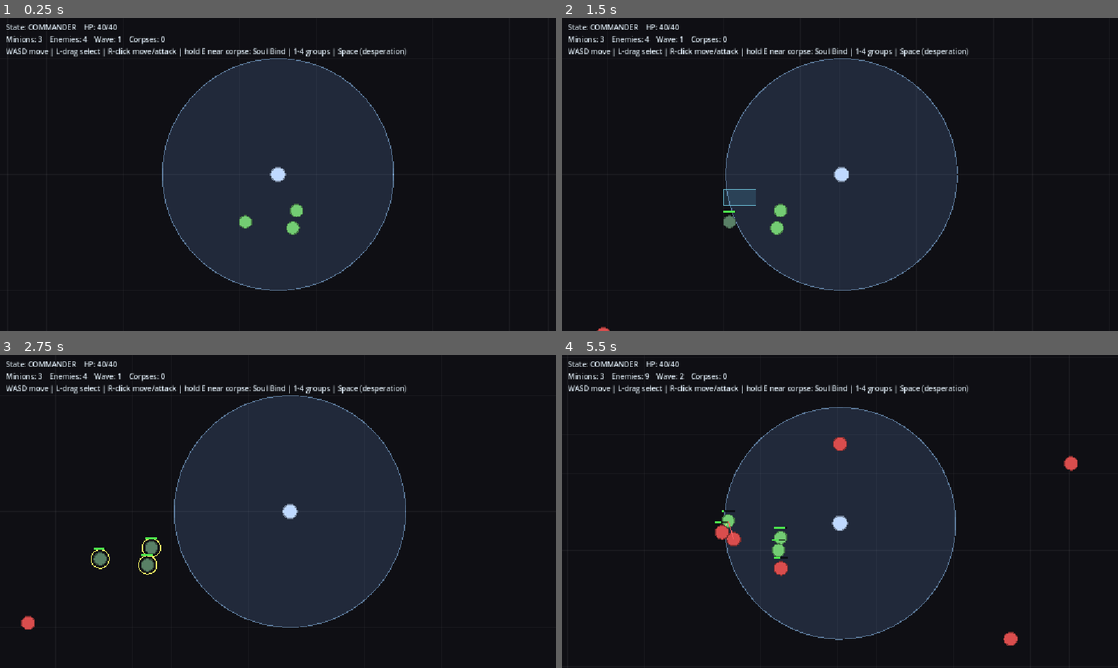
Above: before the commit, frames 1-4 (two rows, left to right).
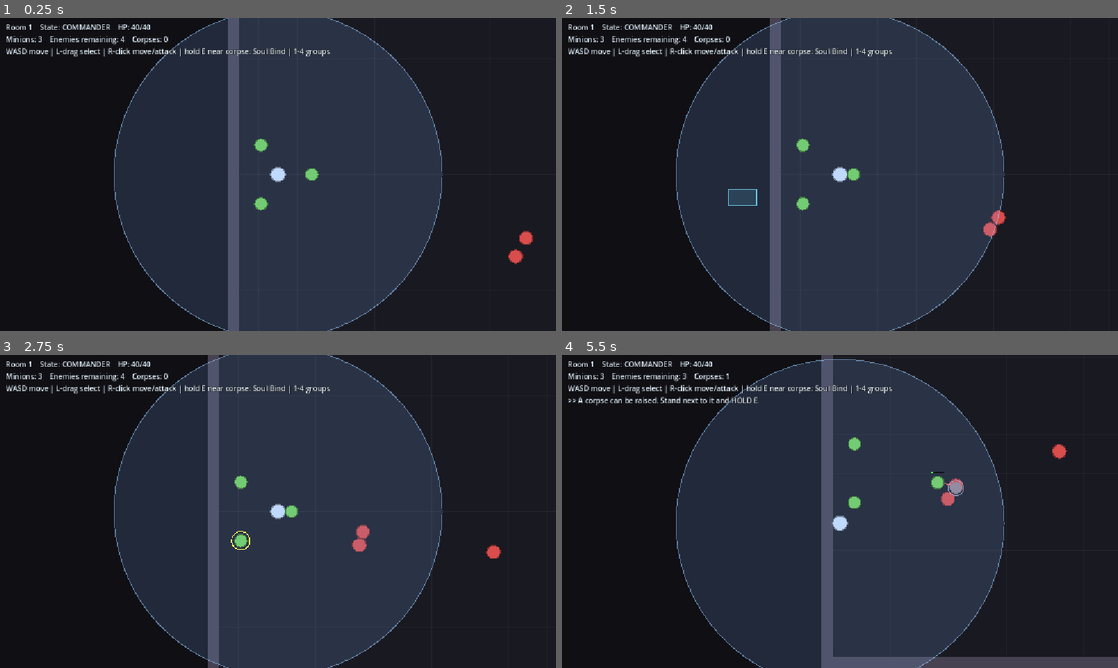
Above: after the commit, the same moments.

Repository: Pandazzian/necromancer-but-rogue-like
Game: Godot game, scene res://scenes/main.tscn
Two runs of this game, one before a commit and one after it. Both use one fixed random seed, a clock stepped at 60 frames per second and the inputs below. This scene is started directly instead of the project's main scene.
Inputs (mouse positions are in pixels of both pictures, inside the frame that each line leads up to):
- Up to frame 1 (0.25 s): no input
- Up to frame 2 (1.5 s): tap Enter at 0.5 s; move the mouse to (962, 158) at 0.52 s; hold D (move_right) 0.53-1.25 s; hold Space (desperation_attack) 0.53-1.25 s; click (962, 158) at 0.67 s; drag from (728, 190) to (812, 237) at 1.27 s
- Up to frame 3 (2.75 s): move the mouse to (333, 442) at 2.02 s; hold D (move_right) from 2.03 s (still down); tap 0 at 2.1 s
- Up to frame 4 (5.5 s): release D (move_right) at 2.75 s; drag from (812, 574) to (673, 464) at 2.77 s; move the mouse to (1006, 558) at 3.52 s; hold A (move_left) 3.53-4.25 s; hold E (soul_bind) 3.53-4.25 s; drag from (673, 464) to (756, 433) at 4.27 s; move the mouse to (867, 511) at 5.02 s; hold S (move_down) from 5.03 s (still down); hold Space (desperation_attack) from 5.03 s (still down); click (867, 511) at 5.17 s

The runs differ from the first frame. In frame 1, 26% of the frame differs, in the area x 1-96%, y 0-100%; in frame 2, 26%; in frame 3, 26%; in frame 4, 28%, in the area x 1-100%, y 0-100%.

Commit message:
Add Hades-style room-by-room progression
Replace the endless Vampire-Survivors-style wave arena with contained combat
rooms the player clears one at a time.

- New Room system (scenes/room.tscn, scripts/room.gd): a walled chamber that
  spawns an encounter on entry, seals its exit door until all enemies are dead,
  then opens it and detects the player leaving through the doorway.
- Rewire main.gd from a wave-spawner into a run controller: clear a room to open
  the door, walk through to load the next, with the Necromancer and surviving
  minions carried over and the camera snapped to the new entrance. Enemy count
  scales per room.
- HUD shows the current room number and a "room cleared" door prompt.
- Remove the unused WaveTimer node from main.tscn.
- Increase the Command Aura radius (240 -> 340).

Co-Authored-By: Claude Opus 4.8 <noreply@anthropic.com>

Diff:
--- a/scenes/main.tscn
+++ b/scenes/main.tscn
@@ -14,8 +14,6 @@
 [node name="RTSCommander" type="Node2D" parent="."]
 script = ExtResource("3_rts")
 
-[node name="WaveTimer" type="Timer" parent="."]
-
 [node name="HUD" type="CanvasLayer" parent="."]
 
 [node name="Info" type="Label" parent="HUD"]
--- /dev/null
+++ b/scenes/room.tscn
@@ -0,0 +1,6 @@
+[gd_scene load_steps=2 format=3 uid="uid://cq0necro0room"]
+
+[ext_resource type="Script" path="res://scripts/room.gd" id="1_room"]
+
+[node name="Room" type="Node2D"]
+script = ExtResource("1_room")
--- a/scripts/main.gd
+++ b/scripts/main.gd
@@ -1,22 +1,22 @@
 extends Node2D
-## Vertical-slice arena. Wires the Necromancer, RTS commander, minions and enemy
-## waves together, handles Soul Bind resurrection and the Desperation trigger.
+## Run controller (Hades-style). The player clears one walled Room at a time;
+## clearing all enemies opens the exit door, and walking through loads the next
+## room. The Necromancer and surviving minions persist between rooms.
 
 const MinionScene: PackedScene = preload("res://scenes/minion.tscn")
-const EnemyScene: PackedScene = preload("res://scenes/enemy.tscn")
+const RoomScene: PackedScene = preload("res://scenes/room.tscn")
 
 @export var starting_minions: int = 3
-@export var wave_interval: float = 5.0
-@export var enemies_per_wave: int = 3
-@export var arena_half_extent: float = 900.0
+@export var base_enemies: int = 3  # enemies = base_enemies + room number
 
 @onready var player: Player = $Actors/Player
 @onready var actors: Node2D = $Actors
 @onready var commander: Node2D = $RTSCommander
 @onready var info_label: Label = $HUD/Info
-@onready var wave_timer: Timer = $WaveTimer
 
-var _wave: int = 0
+var _room_number: int = 0
+var _current_room: Room = null
+var _transitioning: bool = false
 var _was_desperate: bool = false
 
 func _ready() -> void:
@@ -26,20 +26,71 @@
 	player.died.connect(_on_player_died)
 
 	for i in starting_minions:
-		var offset := Vector2(randf_range(-80, 80), randf_range(40, 120))
-		_spawn_minion(player.global_position + offset)
+		_spawn_minion(player.global_position + Vector2(randf_range(-60, 60), randf_range(40, 100)))
 
-	wave_timer.wait_time = wave_interval
-	wave_timer.timeout.connect(_spawn_wave)
-	wave_timer.start()
-	_spawn_wave()  # first wave immediately
+	_start_room(1)
 
 func _process(_delta: float) -> void:
 	_update_desperation()
 	_update_hud()
-	queue_redraw()
 
-# --- Spawning --------------------------------------------------------------
+# --- Room flow -------------------------------------------------------------
+
+func _start_room(n: int) -> void:
+	_transitioning = false
+	_room_number = n
+	var room: Room = RoomScene.instantiate()
+	add_child(room)
+	move_child(room, 0)  # draw the room floor/walls behind the actors
+	_current_room = room
+	room.player = player
+
+	# Place the party at the new room's entrance.
+	player.global_position = room.entrance_position()
+	player.velocity = Vector2.ZERO
+	player.exit_desperation()
+	_reposition_minions(player.global_position)
+	_reset_camera()
+
+	room.room_cleared.connect(_on_room_cleared)
+	room.player_exited.connect(_on_room_exited)
+	room.begin(base_enemies + n)
+
+func _on_room_cleared() -> void:
+	pass  # HUD reacts to the door state; hook for SFX/rewards later.
+
+func _on_room_exited() -> void:
+	if _transitioning:
+		return
+	_transitioning = true
+	# Defer: we're inside the door Area2D's physics callback.
+	call_deferred("_advance_room")
+
+func _advance_room() -> void:
+	if is_instance_valid(_current_room):
+		_current_room.queue_free()
+	_start_room(_room_number + 1)
+
+func _reposition_minions(center: Vector2) -> void:
+	var minions: Array = get_tree().get_nodes_in_group("minions")
+	var count: int = maxi(1, minions.size())
+	var i: int = 0
+	for m in minions:
+		if m is Minion:
+			var ang: float = TAU * float(i) / float(count)
+			m.global_position = center + Vector2(cos(ang), sin(ang)) * 70.0
+			m.velocity = Vector2.ZERO
+			m.target = null
+			m.order_pos = m.global_position
+			m.state = Minion.State.IDLE
+			i += 1
+
+func _reset_camera() -> void:
+	var cam := player.get_node_or_null("Camera2D")
+	if cam is Camera2D:
+		(cam as Camera2D).reset_smoothing()
+
+# --- Spawning / resurrection ----------------------------------------------
 
 func _spawn_minion(pos: Vector2) -> Minion:
 	var m: Minion = MinionScene.instantiate()
@@ -48,26 +99,12 @@
 	actors.add_child(m)
 	return m
 
-func _spawn_wave() -> void:
-	if player.is_dead:
-		return
-	_wave += 1
-	for i in enemies_per_wave + _wave:
-		var angle := randf() * TAU
-		var dist := randf_range(500.0, 750.0)
-		var pos := player.global_position + Vector2(cos(angle), sin(angle)) * dist
-		var e: Enemy = EnemyScene.instantiate()
-		e.global_position = pos
-		actors.add_child(e)
-
-# --- Soul Bind resurrection (GDD 3.2) --------------------------------------
-
 func _on_soul_bind_completed(corpse: Node2D) -> void:
 	if corpse != null and is_instance_valid(corpse):
 		_spawn_minion(corpse.global_position)
 		corpse.queue_free()
 
-# --- Desperation Mode gate (GDD 3.3) ---------------------------------------
+# --- Desperation gate (GDD 3.3) -------------------------------------------
 
 func _update_desperation() -> void:
 	if player.is_dead:
@@ -92,25 +129,15 @@
 	if player.is_dead:
 		lines.append("YOU HAVE BEEN PURGED.  (restart: Ctrl+R in editor)")
 	else:
-		lines.append("State: %s    HP: %d/%d" % [state_names[player.state], roundi(player.current_hp), roundi(player.max_hp)])
-	lines.append("Minions: %d    Enemies: %d    Wave: %d    Corpses: %d" % [minions, enemies, _wave, corpses])
-	lines.append("WASD move | L-drag select | R-click move/attack | hold E near corpse: Soul Bind | 1-4 groups | Space (desperation)")
-	if corpses > 0 and not player.is_dead:
-		lines.append(">> A corpse can be raised. Stand next to it and HOLD E.")
+		lines.append("Room %d    State: %s    HP: %d/%d" % [_room_number, state_names[player.state], roundi(player.current_hp), roundi(player.max_hp)])
+	lines.append("Minions: %d    Enemies remaining: %d    Corpses: %d" % [minions, enemies, corpses])
+	lines.append("WASD move | L-drag select | R-click move/attack | hold E near corpse: Soul Bind | 1-4 groups")
+	if not player.is_dead:
+		if enemies == 0:
+			lines.append(">> ROOM CLEARED! The door is open - walk through the green doorway to advance. >>")
+		elif corpses > 0:
+			lines.append(">> A corpse can be raised. Stand next to it and HOLD E.")
 	info_label.text = "\n".join(lines)
 
 func _on_player_died(_e: BaseEntity) -> void:
-	wave_timer.stop()
-
-# --- Backdrop grid (movement reference) ------------------------------------
-
-func _draw() -> void:
-	var step: float = 80.0
-	var col := Color(1, 1, 1, 0.04)
-	var n: int = int(arena_half_extent / step)
-	for i in range(-n, n + 1):
-		var x: float = i * step
-		draw_line(Vector2(x, -arena_half_extent), Vector2(x, arena_half_extent), col, 1.0)
-		draw_line(Vector2(-arena_half_extent, x), Vector2(arena_half_extent, x), col, 1.0)
-	# Arena boundary.
-	draw_rect(Rect2(-arena_half_extent, -arena_half_extent, arena_half_extent * 2, arena_half_extent * 2), Color(0.5, 0.2, 0.2, 0.3), false, 3.0)
+	pass
--- a/scripts/player.gd
+++ b/scripts/player.gd
@@ -9,7 +9,7 @@
 enum State { COMMANDER, CHANNELING, DESPERATION }
 
 @export var move_speed: float = 230.0
-@export var aura_radius: float = 240.0
+@export var aura_radius: float = 340.0
 @export var soul_bind_range: float = 44.0
 @export var soul_bind_time: float = 1.5
 @export var soul_bind_slow: float = 0.2  # 80% slow while channeling
--- /dev/null
+++ b/scripts/room.gd
@@ -0,0 +1,157 @@
+class_name Room
+extends Node2D
+## A single walled combat chamber (Hades-style). Spawns an encounter on begin(),
+## seals the exit door until every enemy is dead, then lets the player leave.
+## Matches the GDD's "combat rooms" between which Crypt Management happens.
+
+signal room_cleared
+signal player_exited
+
+const EnemyScene: PackedScene = preload("res://scenes/enemy.tscn")
+
+@export var interior_size: Vector2 = Vector2(1200.0, 760.0)
+@export var wall_thickness: float = 24.0
+@export var door_gap: float = 170.0
+
+var player: Player = null
+
+var _cleared: bool = false
+var _door_open: bool = false
+var _spawned: bool = false
+var _gate_shape: CollisionShape2D = null
+
+func _ready() -> void:
+	_build_walls()
+	_build_door()
+
+# --- Public API ------------------------------------------------------------
+
+## World position where the player should stand when entering this room.
+func entrance_position() -> Vector2:
+	return global_position + Vector2(-interior_size.x * 0.5 + 80.0, 0.0)
+
+## Spawn the encounter. Call once, after the room is in the tree.
+func begin(enemy_count: int) -> void:
+	for i in enemy_count:
+		var e: Enemy = EnemyScene.instantiate()
+		e.global_position = _random_spawn_point()
+		add_child(e)
+	_spawned = true
+
+func _process(_delta: float) -> void:
+	if _spawned and not _cleared:
+		if get_tree().get_nodes_in_group("enemies").is_empty():
+			_open_door()
+	queue_redraw()
+
+# --- Construction ----------------------------------------------------------
+
+func _half() -> Vector2:
+	return interior_size * 0.5
+
+func _build_walls() -> void:
+	var body := StaticBody2D.new()
+	body.name = "Walls"
+	add_child(body)
+	var h := _half()
+	var t := wall_thickness
+	# Top / bottom / left are solid; the right wall has a door gap.
+	_add_wall(body, Vector2(0.0, -h.y - t * 0.5), Vector2(interior_size.x + 2.0 * t, t))
+	_add_wall(body, Vector2(0.0, h.y + t * 0.5), Vector2(interior_size.x + 2.0 * t, t))
+	_add_wall(body, Vector2(-h.x - t * 0.5, 0.0), Vector2(t, interior_size.y + 2.0 * t))
+	# Right wall split around the central door gap.
+	var seg_len: float = h.y - door_gap * 0.5
+	var seg_center: float = (h.y + door_gap * 0.5) * 0.5
+	_add_wall(body, Vector2(h.x + t * 0.5, -seg_center), Vector2(t, seg_len))
+	_add_wall(body, Vector2(h.x + t * 0.5, seg_center), Vector2(t, seg_len))
+
+func _add_wall(body: StaticBody2D, pos: Vector2, size: Vector2) -> void:
+	var cs := CollisionShape2D.new()
+	var shape := RectangleShape2D.new()
+	shape.size = size
+	cs.shape = shape
+	cs.position = pos
+	body.add_child(cs)
+
+func _build_door() -> void:
+	var h := _half()
+	var t := wall_thickness
+	# Gate: a solid block filling the door gap while the room is locked.
+	var gate := StaticBody2D.new()
+	gate.name = "Gate"
+	add_child(gate)
+	_gate_shape = CollisionShape2D.new()
+	var gshape := RectangleShape2D.new()
+	gshape.size = Vector2(t, door_gap)
+	_gate_shape.shape = gshape
+	_gate_shape.position = Vector2(h.x + t * 0.5, 0.0)
+	gate.add_child(_gate_shape)
+
+	# Trigger: detects the player leaving through the opened doorway.
+	var area := Area2D.new()
+	area.name = "DoorArea"
+	add_child(area)
+	var acs := CollisionShape2D.new()
+	var ashape := RectangleShape2D.new()
+	ashape.size = Vector2(70.0, door_gap)
+	acs.shape = ashape
+	acs.position = Vector2(h.x + t + 30.0, 0.0)
+	area.add_child(acs)
+	area.body_entered.connect(_on_door_body_entered)
+
+func _open_door() -> void:
+	_cleared = true
+	_door_open = true
+	if _gate_shape != null:
+		_gate_shape.set_deferred("disabled", true)
+	room_cleared.emit()
+
+func _on_door_body_entered(body: Node) -> void:
+	if _door_open and body == player:
+		player_exited.emit()
+
+# --- Spawn placement -------------------------------------------------------
+
+func _random_spawn_point() -> Vector2:
+	var h := _half()
+	var margin: float = 80.0
+	# Bias enemies toward the far (right/door) side so the player has room to act.
+	for _try in 12:
+		var p := global_position + Vector2(
+			randf_range(-h.x * 0.2, h.x - margin),
+			randf_range(-h.y + margin, h.y - margin))
+		if player == null or p.distance_to(player.global_position) > 220.0:
+			return p
+	return global_position + Vector2(h.x * 0.4, 0.0)
+
+# --- Rendering -------------------------------------------------------------
+
+func _draw() -> void:
+	var h := _half()
+	var t := wall_thickness
+	# Floor.
+	draw_rect(Rect2(-h.x, -h.y, interior_size.x, interior_size.y), Color(0.10, 0.10, 0.13))
+	# Floor grid.
+	var step: float = 80.0
+	var grid := Color(1, 1, 1, 0.035)
+	var nx: int = int(h.x / step)
+	var ny: int = int(h.y / step)
+	for i in range(-nx, nx + 1):
+		draw_line(Vector2(i * step, -h.y), Vector2(i * step, h.y), grid, 1.0)
+	for j in range(-ny, ny + 1):
+		draw_line(Vector2(-h.x, j * step), Vector2(h.x, j * step), grid, 1.0)
+	# Walls.
+	var wall_col := Color(0.28, 0.26, 0.32)
+	draw_rect(Rect2(-h.x - t, -h.y - t, interior_size.x + 2 * t, t), wall_col)
+	draw_rect(Rect2(-h.x - t, h.y, interior_size.x + 2 * t, t), wall_col)
+	draw_rect(Rect2(-h.x - t, -h.y, t, interior_size.y), wall_col)
+	var seg_len: float = h.y - door_gap * 0.5
+	draw_rect(Rect2(h.x, -h.y, t, seg_len), wall_col)
+	draw_rect(Rect2(h.x, h.y - seg_len, t, seg_len), wall_col)
+	# Door: red while sealed, glowing green once cleared.
+	var door_rect := Rect2(h.x, -door_gap * 0.5, t, door_gap)
+	if _door_open:
+		draw_rect(door_rect, Color(0.3, 0.9, 0.4, 0.35))
+		draw_line(Vector2(h.x + t, -door_gap * 0.5), Vector2(h.x + t, door_gap * 0.5), Color(0.4, 1.0, 0.5), 3.0)
+	else:
+		draw_rect(door_rect, Color(0.7, 0.2, 0.2))
Not shown, added: scripts/room.gd.uid
Not shown, changed: README.md
